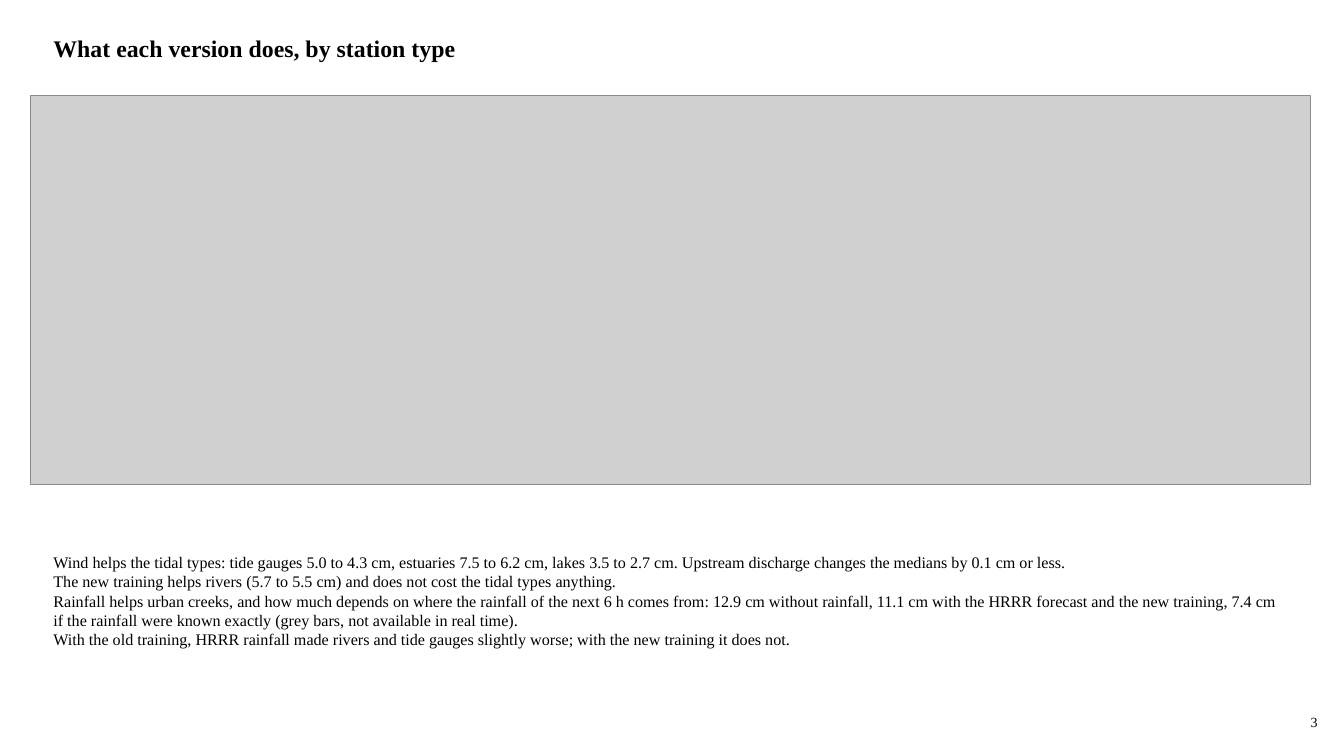
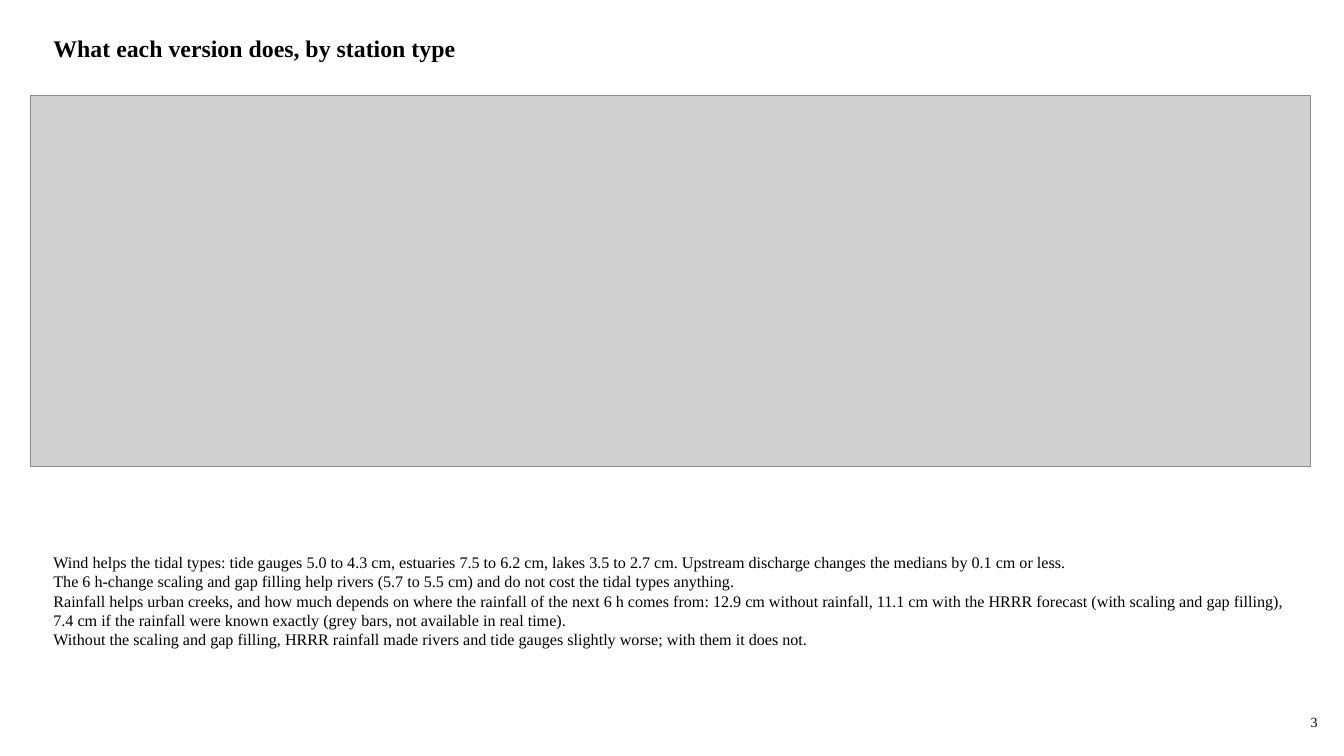
Before and after one commit to LaurenW1997/subdomainLSTM, a slide deck: slide 3 of deliverables/17_versions/version_comparison.pptx. Drawn at 1344x756 pixels with LibreOffice and Linux fonts; fonts in the diff are those of the drawing; grey boxes stand for pictures. Boxes give left, top, right and bottom in pixels: in the first picture for what was removed or moved away, otherwise in the second. Text is boxed around its words. In the diff, an @@ line names an element or a change of style, - is before the commit and + after.

```diff
--- a/deliverables/17_versions/version_comparison.pptx
+++ b/deliverables/17_versions/version_comparison.pptx
@@ picture: place and size @@
-picture at (30,96,1311,485)
+picture at (30,96,1311,467)
@@ text at (53,575,1283,649): text changed @@
-The new training helps rivers (5.7 to 5.5 cm) and does not cost the tidal types anything.
-Rainfall helps urban creeks, and how much depends on where the rainfall of the next 6 h comes from: 12.9 cm without rainfall, 11.1 cm with the HRRR forecast and the new training, 7.4 cm if the rainfall were known exactly (grey bars, not available in real time).
-With the old training, HRRR rainfall made rivers and tide gauges slightly worse; with the new training it does not.
+The 6 h-change scaling and gap filling help rivers (5.7 to 5.5 cm) and do not cost the tidal types anything.
+Rainfall helps urban creeks, and how much depends on where the rainfall of the next 6 h comes from: 12.9 cm without rainfall, 11.1 cm with the HRRR forecast (with scaling and gap filling), 7.4 cm if the rainfall were known exactly (grey bars, not available in real time).
+Without the scaling and gap filling, HRRR rainfall made rivers and tide gauges slightly worse; with them it does not.
```
Also in this commit, not shown: 25 other slides changed, 30 other files.
